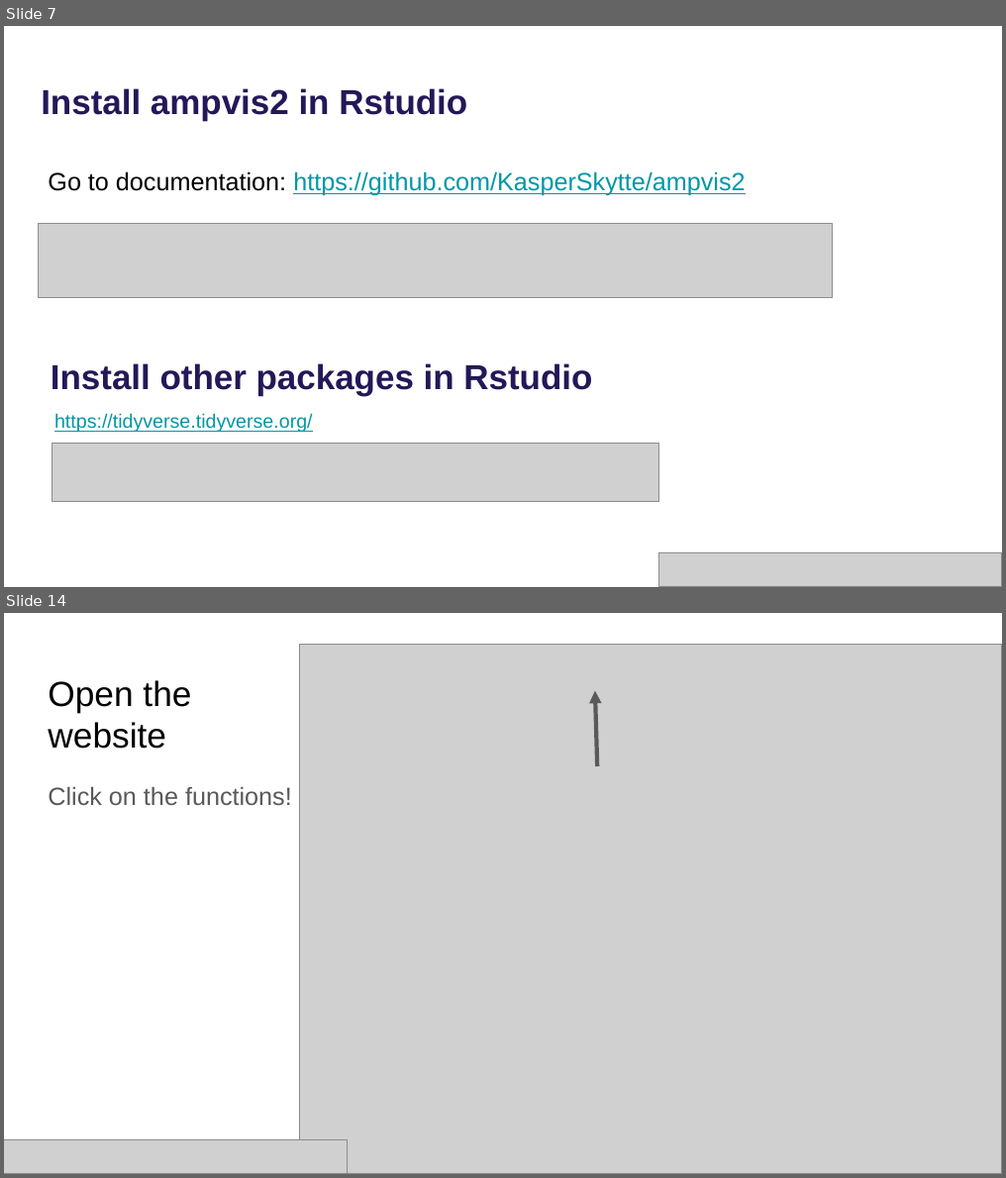
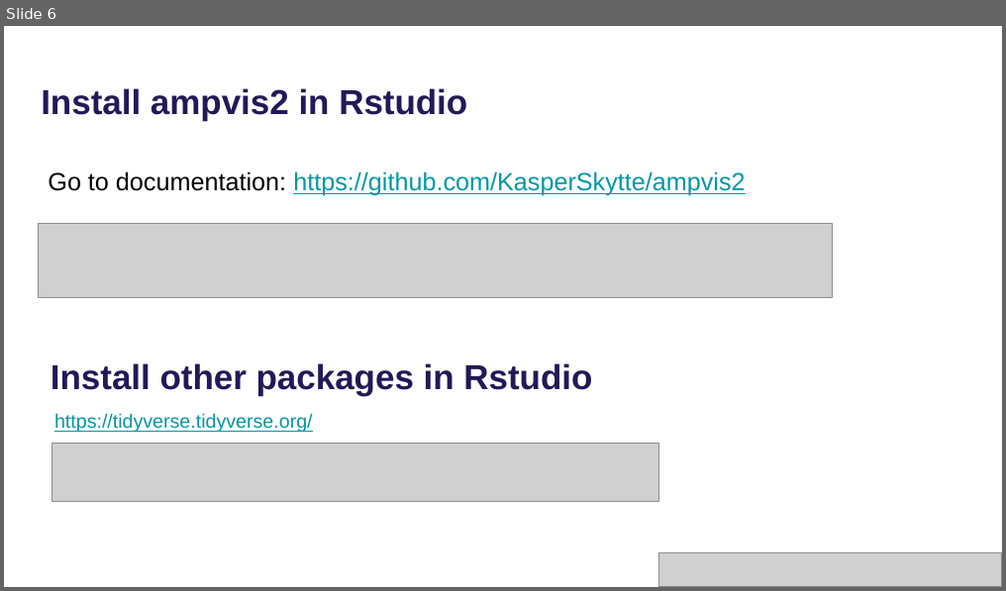
Before and after one commit to mpeces/MiDAS_course_2025, a slide deck: presentations/Hands-on_Setup.pptx. Shown one above the other, each under a label of ours: slides 7 and 14 before the commit, slide 6 after it; the slides between them are not shown. The pictures are 1006x1178 and 1006x591 pixels, drawn with LibreOffice and Linux fonts; fonts in the diff are those of the drawing; grey boxes stand for pictures. Boxes give left, top, right and bottom in pixels: in the first picture for what was removed or moved away, otherwise in the second. Text is boxed around its words. In the diff, an @@ line names an element or a change of style, - is before the commit and + after.

```diff
--- a/presentations/Hands-on_Setup.pptx
+++ b/presentations/Hands-on_Setup.pptx
@@ slide 14 removed at [4,613,1002,1174], background #FFFFFF @@
@@ picture removed at [299,644,1002,1173] @@
@@ title removed at [48,680,191,749] @@
-Open the website
@@ arrow removed from (597, 766) to (595, 691) @@
@@ text removed at [48,786,292,805] @@
-Click on the functions!
@@ picture removed at [4,1140,348,1173] @@
@@ what was slide 7 is now slide 6 @@
```
Also in this commit, not shown: 7 slides changed, 1 slide added, 6 other slides removed, 1 other file.
